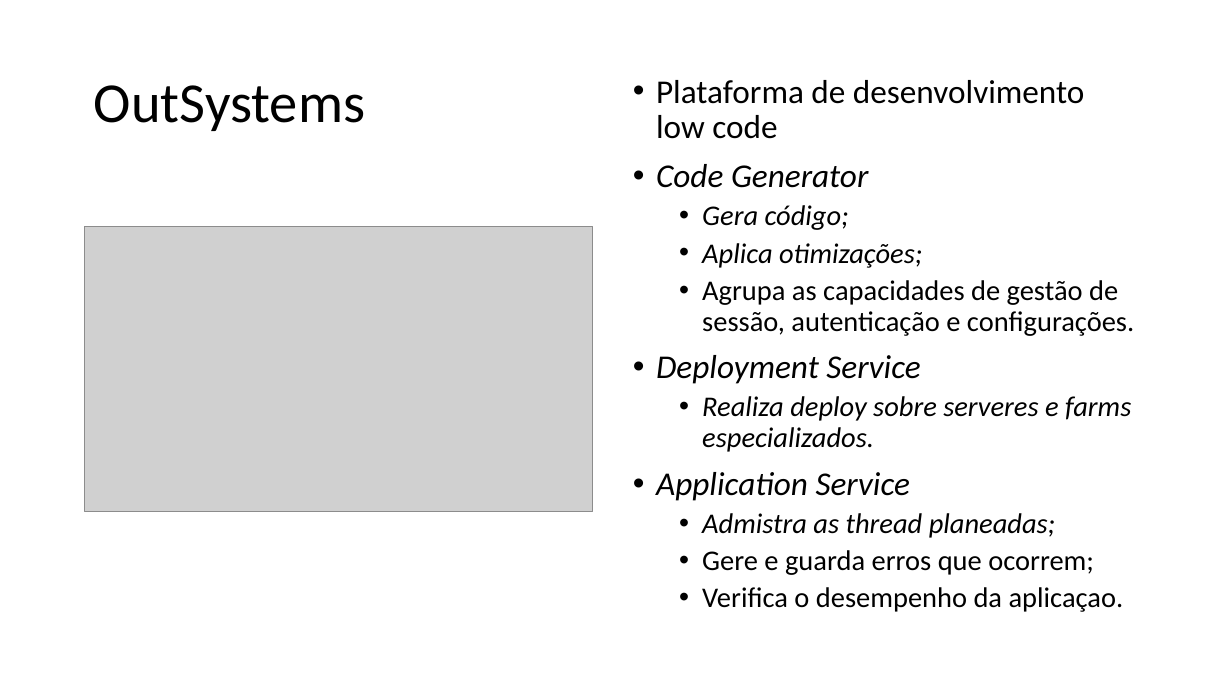
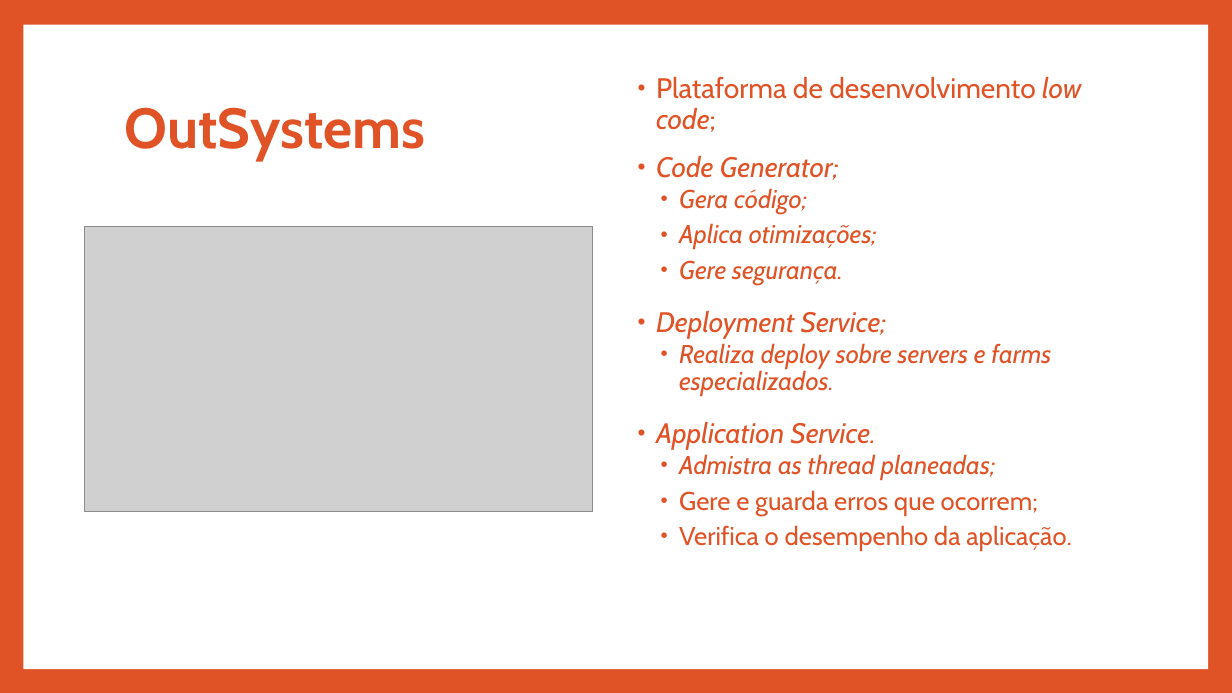
Before and after one commit to A40278/ps_20172018, a slide deck: slide 7 of Appresentação/Appresentacao.pptx. Drawn at 1232x693 pixels with LibreOffice and Linux fonts; fonts in the diff are those of the drawing; grey boxes stand for pictures. Boxes give left, top, right and bottom in pixels: in the first picture for what was removed or moved away, otherwise in the second. Text is boxed around its words. In the diff, an @@ line names an element or a change of style, - is before the commit and + after.

```diff
--- a/Appresentação/Appresentacao.pptx
+++ b/Appresentação/Appresentacao.pptx
@@ background #FFFFFF to #DF5327 @@
@@ rectangle added at bbox=[23, 25, 1208, 669], fill #FFFFFF @@
@@ title "OutSystems": place and size @@
-title "OutSystems" at bbox=[94, 85, 365, 131]
+title "OutSystems" at bbox=[125, 107, 426, 161]
@@ title "OutSystems" at bbox=[125, 107, 426, 161]: font Calibri to Cabin, text colour #000000 to #DF5327, bold on @@
@@ text at bbox=[656, 77, 1081, 180]: text changed; size 25.9 to 22 pt; font Calibri to Cabin; text colour #000000 to #DF5327 @@
-• Plataforma de desenvolvimento low code
-• Code Generator
+• Plataforma de desenvolvimento low code;
+• Code Generator;
@@ text at bbox=[679, 188, 1038, 515]: size 22.2 to 20 pt, font Calibri to Cabin, text colour #000000 to #DF5327 in "Gera código;", "Aplica otimizações;", "Admistra as thread planeadas;", "Gere e guarda erros que ocorrem;"; indent changed; more space between paragraphs @@
@@ text at bbox=[656, 260, 1051, 450]: text changed; size 22.2 to 20 pt; font Calibri to Cabin; text colour #000000 to #DF5327 @@
-  • Agrupa as capacidades de gestão de sessão, autenticação e configurações.
-• Deployment Service
-  • Realiza deploy sobre serveres e farms especializados.
-• Application Service
+  • Gere segurança.
+• Deployment Service;
+  • Realiza deploy sobre servers e farms especializados.
+• Application Service.
@@ text at bbox=[679, 525, 1072, 551]: text changed; size 22.2 to 20 pt; font Calibri to Cabin; text colour #000000 to #DF5327 @@
-  • Verifica o desempenho da aplicaçao.
+  • Verifica o desempenho da aplicação.
```
Also in this commit, not shown: 15 other slides changed, 4 slides added, 4 slides removed, 3 other files.
